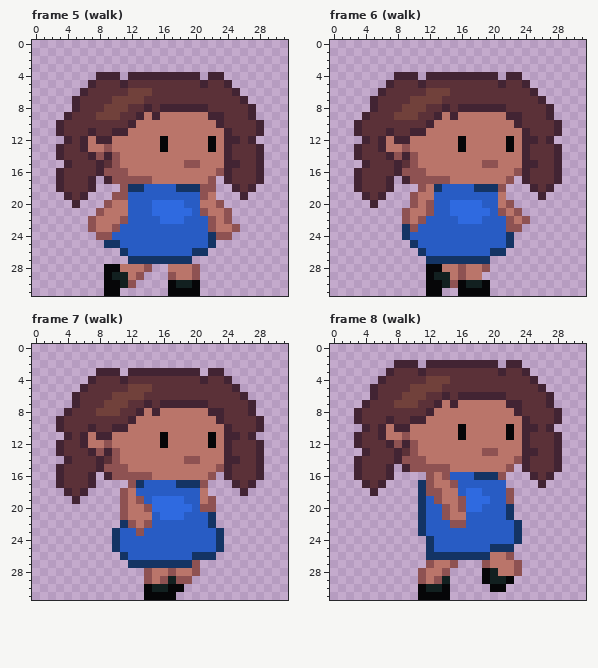
One commit to this pixel-art file: Assets/Characters/Player/Sprites/player1.ase. Above is the file before it was changed.
32x32 pixels, 17 frames. Shown: frame 5 (walk), frame 6 (walk), frame 7 (walk), frame 8 (walk). The commit also changed other frames, which this record leaves out.
After the commit:
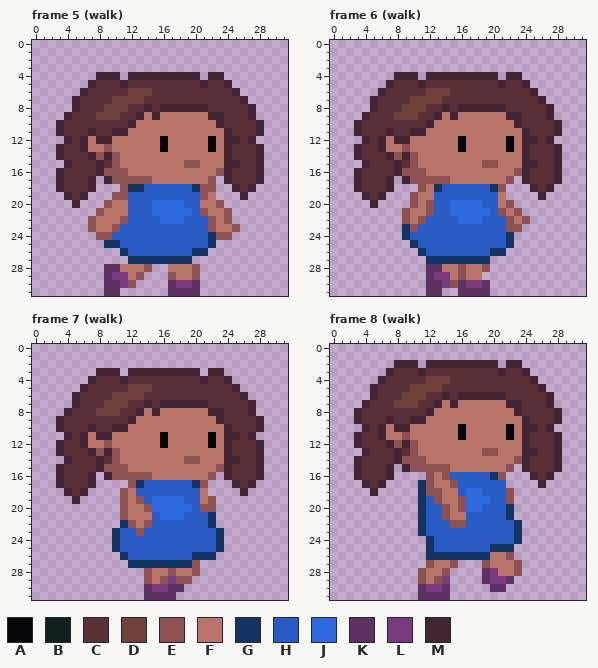
Palette (. is transparent): A #060608  B #122020  C #5b3138  D #71413b  E #8e5252  F #ba756a  G #143464  H #285cc4  J #2f6ae0  K #5e3163  L #793a80  M #422433
Changes in this commit:
Frame 5 (walk):
y 18: x 18..19 GG -> HH
y 28: x 9..10 AA -> KK
y 29: x 9..11 ABB -> KLL
y 30: x 9..11 AAB -> KKL; x 17..20 ABBA -> KLLK
y 31: x 9..10 AA -> KK; x 17..20 AAAA -> KKKK
Frame 6 (walk):
y 18: x 18..19 GG -> HH
y 28: x 12..13 AA -> KK
y 29: x 12..14 ABB -> KLL
y 30: x 12..14 AAB -> KKL; x 16..19 ABBA -> KLLK
y 31: x 12..13 AA -> KK; x 16..19 AAAA -> KKKK
Frame 7 (walk):
y 17: x 18..19 GG -> HH
y 29: x 17 B -> L
y 30: x 14..18 ABBAA -> KLLKK
y 31: x 14..17 AAAA -> KKKK
Frame 8 (walk):
y 16: x 18..19 GG -> HH
y 28: x 19..20 AB -> KL
y 29: x 14 B -> L; x 19..22 ABBA -> KLLK
y 30: x 11..14 ABBA -> KLLK; x 20..21 AA -> KK
y 31: x 11..14 AAAA -> KKKK
